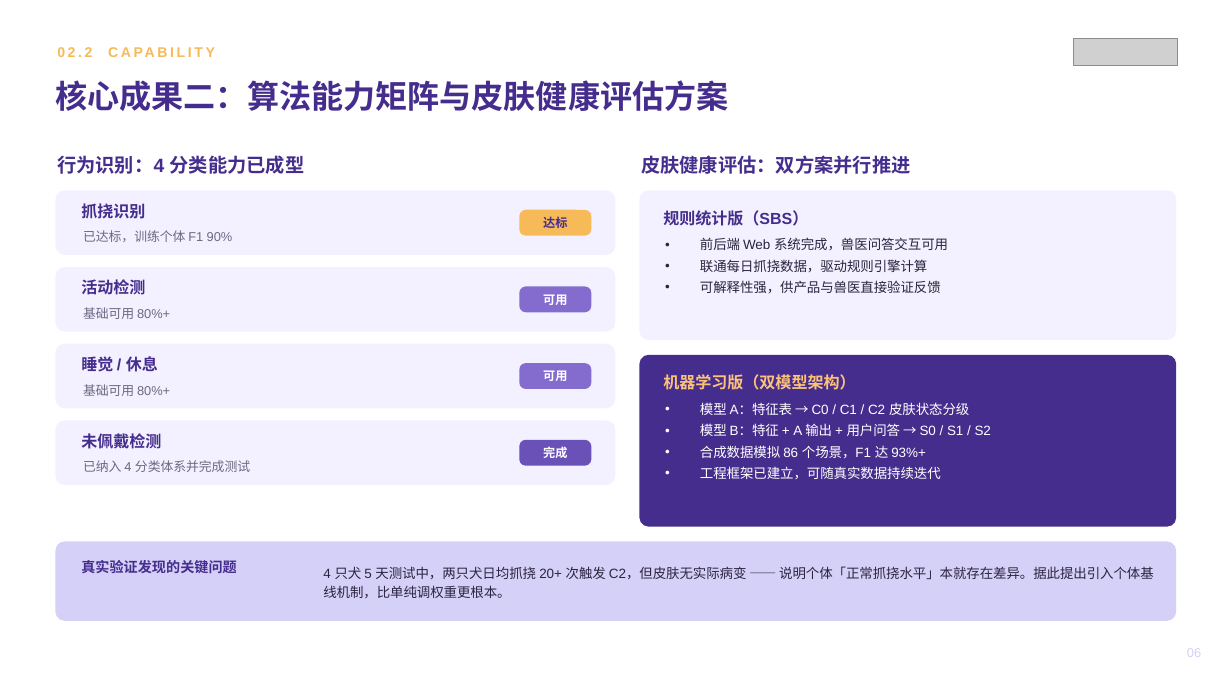
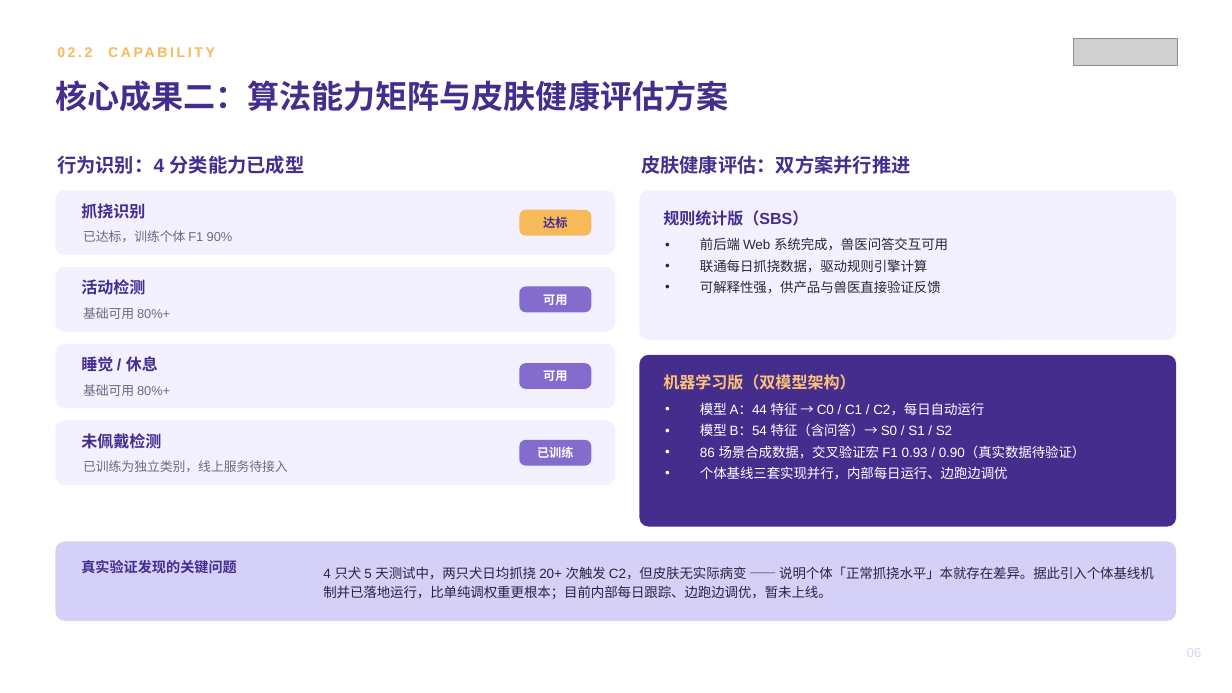
Before and after one commit to zhuyetuo/workplace_soft_skills, a slide deck: slide 6 of 转正述职/转正述职报告-朱业拓.pptx. Drawn at 1232x693 pixels with LibreOffice and Linux fonts; fonts in the diff are those of the drawing; grey boxes stand for pictures. Boxes give left, top, right and bottom in pixels: in the first picture for what was removed or moved away, otherwise in the second. Text is boxed around its words. In the diff, an @@ line names an element or a change of style, - is before the commit and + after.

```diff
--- a/转正述职/转正述职报告-朱业拓.pptx
+++ b/转正述职/转正述职报告-朱业拓.pptx
@@ text at [700,402,1086,479]: text changed @@
-• 模型 A：特征表 → C0 / C1 / C2 皮肤状态分级
-• 模型 B：特征 + A 输出 + 用户问答 → S0 / S1 / S2
-• 合成数据模拟 86 个场景，F1 达 93%+
-• 工程框架已建立，可随真实数据持续迭代
+• 模型 A：44 特征 → C0 / C1 / C2，每日自动运行
+• 模型 B：54 特征（含问答）→ S0 / S1 / S2
+• 86 场景合成数据，交叉验证宏 F1 0.93 / 0.90（真实数据待验证）
+• 个体基线三套实现并行，内部每日运行、边跑边调优
@@ rounded rectangle at [519,440,592,466]: fill #6A51B7 to #846CCF @@
@@ text at [537,446,573,458]: text changed @@
-完成
+已训练
@@ text at [83,460,288,472]: text changed @@
-已纳入 4 分类体系并完成测试
+已训练为独立类别，线上服务待接入
@@ text at [323,566,1154,599]: text changed @@
-4 只犬 5 天测试中，两只犬日均抓挠 20+ 次触发 C2，但皮肤无实际病变 —— 说明个体「正常抓挠水平」本就存在差异。据此提出引入个体基线机制，比单纯调权重更根本。
+4 只犬 5 天测试中，两只犬日均抓挠 20+ 次触发 C2，但皮肤无实际病变 —— 说明个体「正常抓挠水平」本就存在差异。据此引入个体基线机制并已落地运行，比单纯调权重更根本；目前内部每日跟踪、边跑边调优，暂未上线。
```
Also in this commit, not shown: 8 other slides changed, 2 slides added, 1 slide removed, 2 other files.
